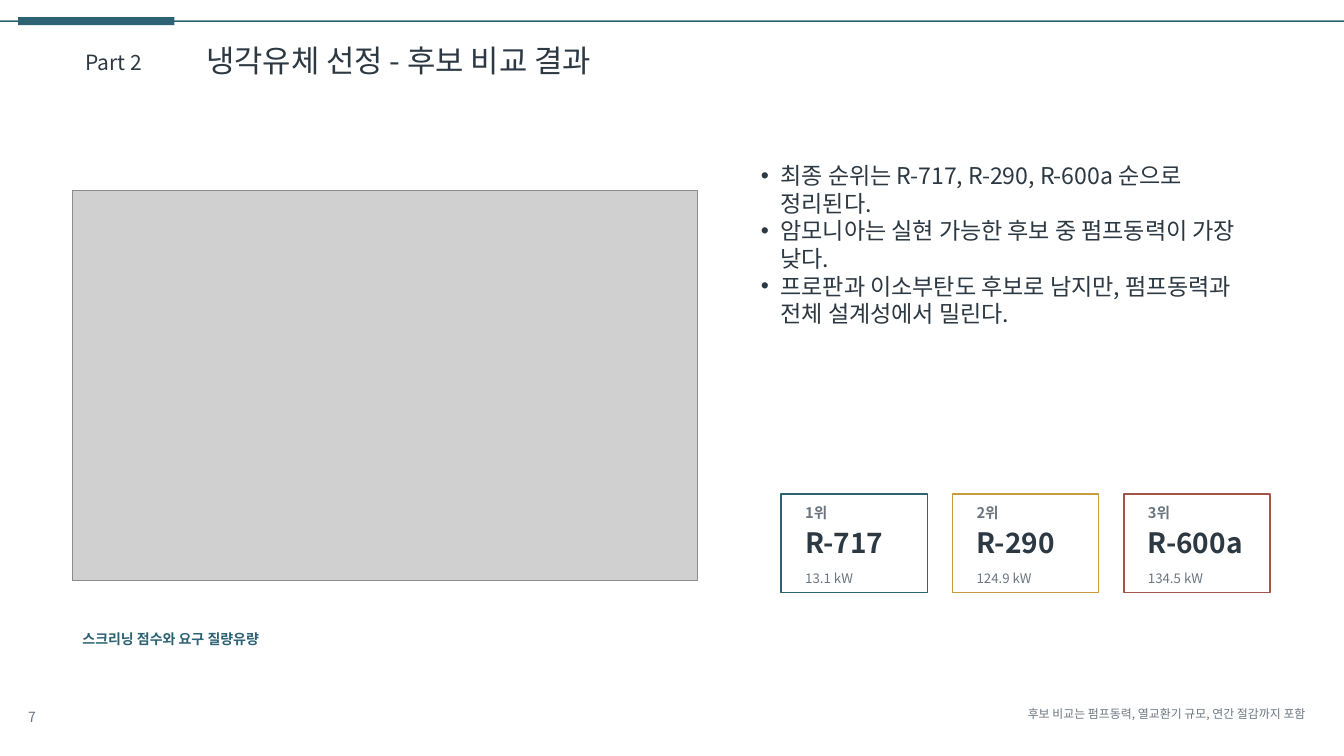
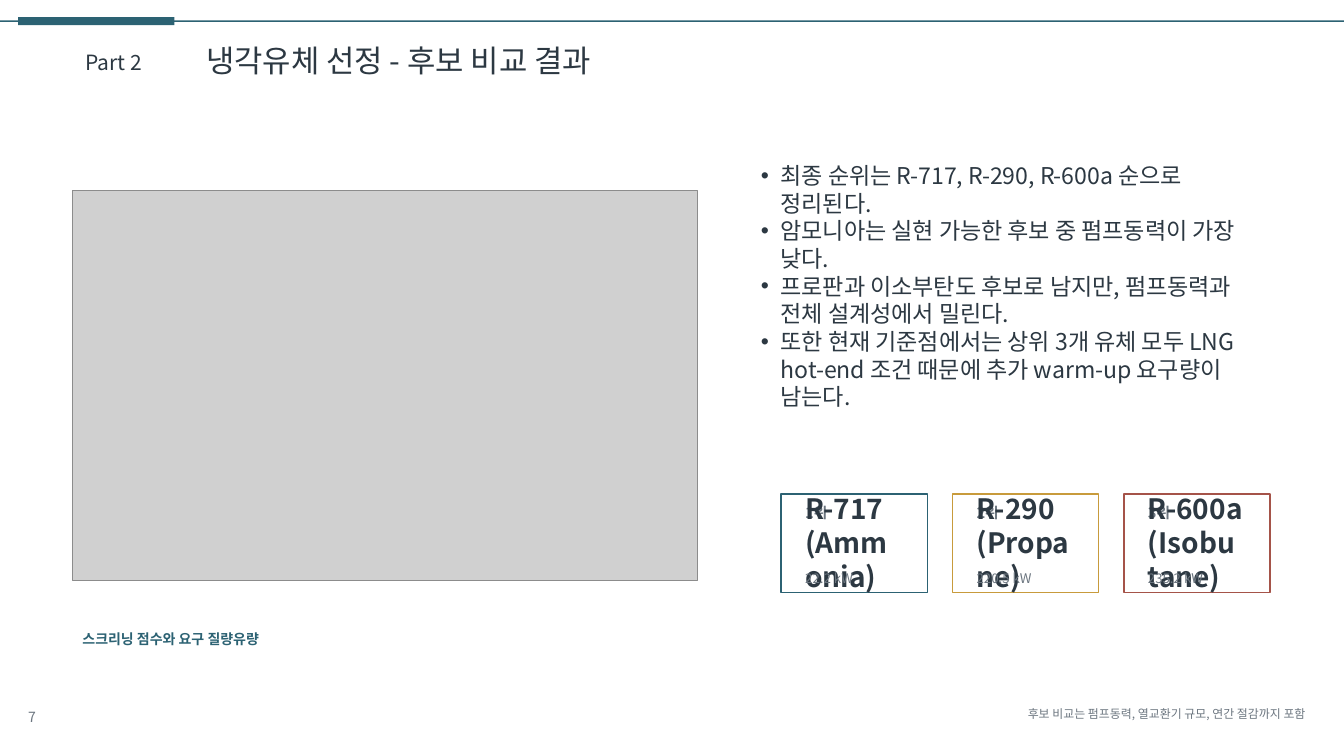
Before and after one commit to CuriousN006/lng-idc-design-study, a slide deck: slide 7 of deliverables/presentation_draft.pptx. Drawn at 1344x756 pixels with LibreOffice and Linux fonts; fonts in the diff are those of the drawing; grey boxes stand for pictures. Boxes give left, top, right and bottom in pixels: in the first picture for what was removed or moved away, otherwise in the second. Text is boxed around its words. In the diff, an @@ line names an element or a change of style, - is before the commit and + after.

```diff
--- a/deliverables/presentation_draft.pptx
+++ b/deliverables/presentation_draft.pptx
@@ text at [781, 331, 1234, 407]: paragraph added @@
+• 또한 현재 기준점에서는 상위 3개 유체 모두 LNG hot-end 조건 때문에 추가 warm-up 요구량이 남는다.
@@ text at [805, 493, 883, 520]: text changed @@
-R-717
+R-717 (Ammonia)
@@ text at [977, 493, 1055, 520]: text changed @@
-R-290
+R-290 (Propane)
@@ text at [1148, 493, 1243, 520]: text changed @@
-R-600a
+R-600a (Isobutane)
@@ text at [805, 569, 853, 587]: text changed @@
-13.1 kW
+22.2 kW
@@ text at [977, 569, 1032, 587]: text changed @@
-124.9 kW
+220.5 kW
@@ text at [1148, 569, 1203, 587]: text changed @@
-134.5 kW
+235.2 kW
```
Also in this commit, not shown: 9 other slides changed, 16 other files.
